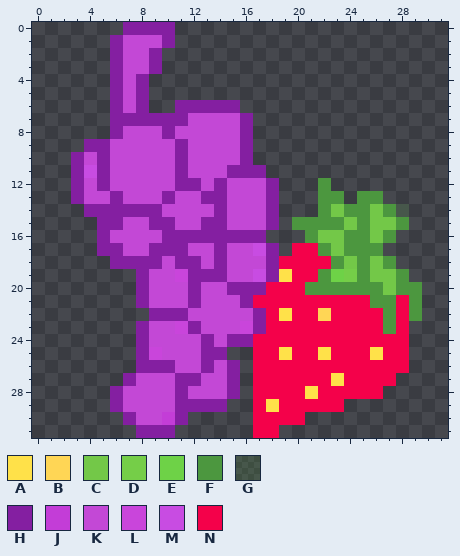
Two versions of one pixel-art sprite, berryplace/images/berry.png. The picture above was drawn from the file before the commit.
The file is 32x32 pixels. Colours within 5 levels of each other are drawn and written as one.
Palette (. is transparent): A #ffe149  B #ffd655  C #73c848  D #75ce48  E #6ed247  F #4c973f  G #4c973f32  H #841fa1  J #c33dd7  K #c348d6  L #c945db  M #c84ce2  N #f4014a
Pixels before, first column x 3:
 0 ....HHHH...................
 1 ...HKKKH...................
 2 ...HKKH....................
 3 ...HKKH....................
 4 ...HKH.....................
 5 ...HKH.....................
 6 ...HKH..HHHHH..............
 7 ...HHHHHHKKKKH.............
 8 ...HKKKHKKKKKH.............
 9 .HHKKKKKHKKKKH.............
10 HKHKKKKKHKKKKH.............
11 HMHKKKKKHKKKHHH............
12 HKHKKKKKHHKHKKKH...F.......
13 HKKHKKKHKKHHKKKH...FF.FF...
14 .HHHHHHKKKKHKKKH...FCFFCFG.
15 ..HHKKHHKKHHKKKH.FFFFCFCCF.
16 ..HKKKKHHHHHHHH...FCCFFCF..
17 ..HHKKHHHKKHKKMH.NNFCFFF...
18 ...HHHHKHHKHKKKHNNNNFCFCF..
19 .....HKKLHHHKKMHANNFEDFCCF.
20 .....HKKKHKKHHHNNNFFFFFFCFF
21 .....HKKKHKKKHNNNNNNNNNFFNF
22 ......HHHKKKKKHNANNBNNNNFNF
23 .....HKKLHKKKLHNNNNNNNNNFN.
24 .....HKKKKHKHHNNNNNNNNNNNN.
25 .....HLKKKHH..NNANNANNNANN.
26 .....HHHKKHKH.NNNNNNNNNNNN.
27 ....HKKKHHKKH.NNNNNNANNNN..
28 ...HKKKKHKKKH.NNNNANNNNN...
29 ...HKKKKHHHH..NANNNNN......
30 ....HKKJH.....NNNN.........
31 .....HHH......NN...........
New version:
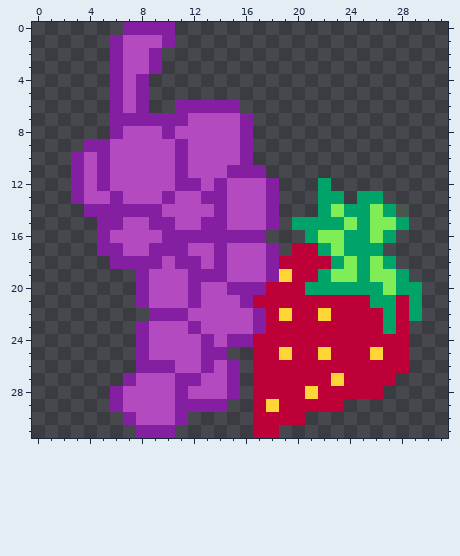
Difference:
colour A: #ffe149 -> #ffd635
colour C: #73c848 -> #7eed56
colour F: #4c973f -> #00a368
colour K: #c348d6 -> #b44ac0
colour N: #f4014a -> #be0039
y 11: x 4 M -> K
y 17: x 17 M -> K
y 19: x 11 L -> K; x 17 M -> K; x 23..24 ED -> CC
y 22: x 22 B -> A
y 23: x 11 L -> K; x 16 L -> K
y 25: x 9 L -> K
y 30: x 10 J -> K
